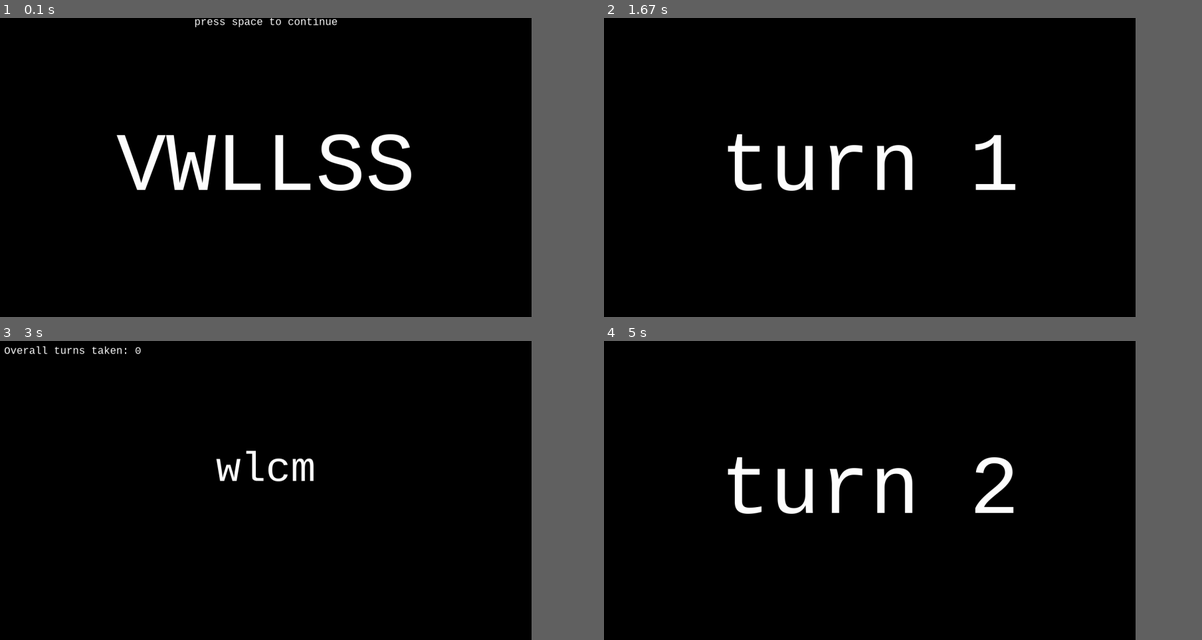
Above: before the commit, frames 1-4 (two rows, left to right).
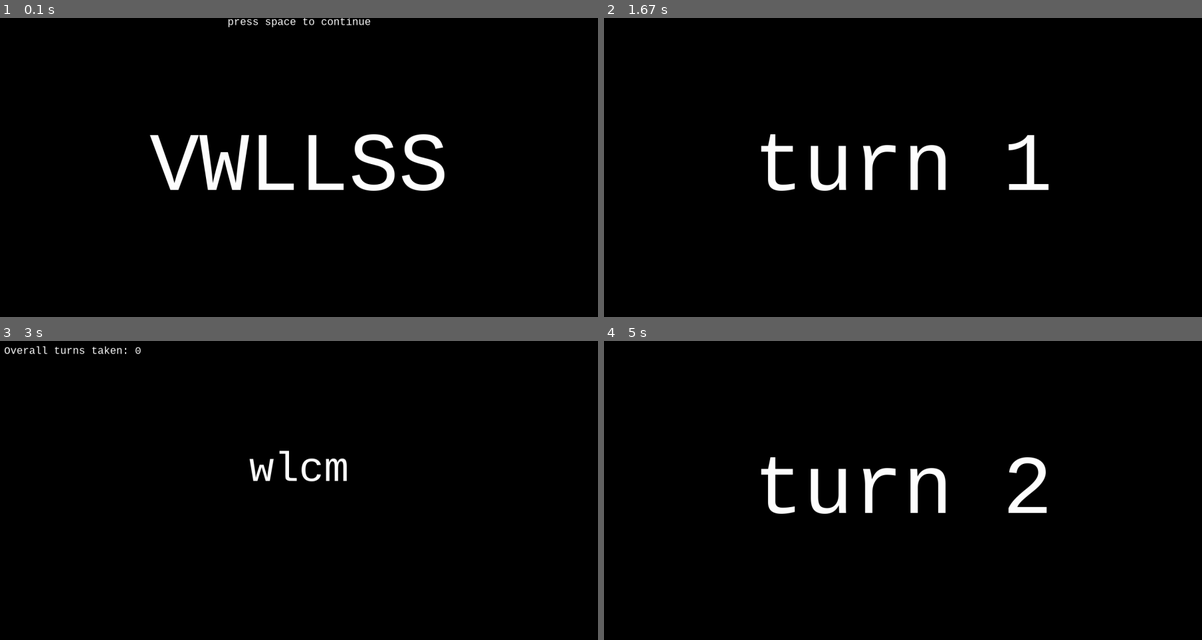
Above: after the commit, the same moments.

Repository: A-u-r-a-e/vwllss
Game: pygame game, started from main.py
Same seed, same stepped clock (60 frames per second), same inputs: the game is played once before the commit and once after it.
Inputs:
- Up to frame 1 (0.1 s): no input
- Up to frame 2 (1.67 s): tap Space at 0.33 s
- Up to frame 3 (3 s): no input
- Up to frame 4 (5 s): tap A at 3.55 s; tap 1 at 4.35 s; tap Enter at 4.68 s
In our replay, the window is 800x450 before the commit and 900x450 after it. These sizes can differ from the game's own. Grey fills any space a smaller window leaves; there, only what the larger window draws over its background counts as a difference.

The runs differ from the first frame. In frame 1, 5.2% of the frame differs, in the area x 19-75%, y 0-58%; in frame 2, 3.6%; in frame 3, 0.8%; in frame 4, 3.7%.

Commit message:
Update main.py
added special final stage text

Diff:
--- a/main.py
+++ b/main.py
@@ -2,7 +2,7 @@
 
 pg.init()
 
-WX=1280
+WX=1440
 WY=720
 DELAY=200
 screen =  pg.display.set_mode((WX,WY))
@@ -127,7 +127,10 @@
 
     inp=levels[i][0] #data that the user is editing
     correct=levels[i][1] #correct answer
-    sout("stage "+str(i+1),200,(WX/2,WY/2))
+    if i+1==N:
+        sout("FINAL STAGE",200,(WX/2,WY/2))
+    else:
+        sout("stage "+str(i+1),200,(WX/2,WY/2))
     pg.display.flip()
     pg.time.wait(1000)
     while not inp==correct:
